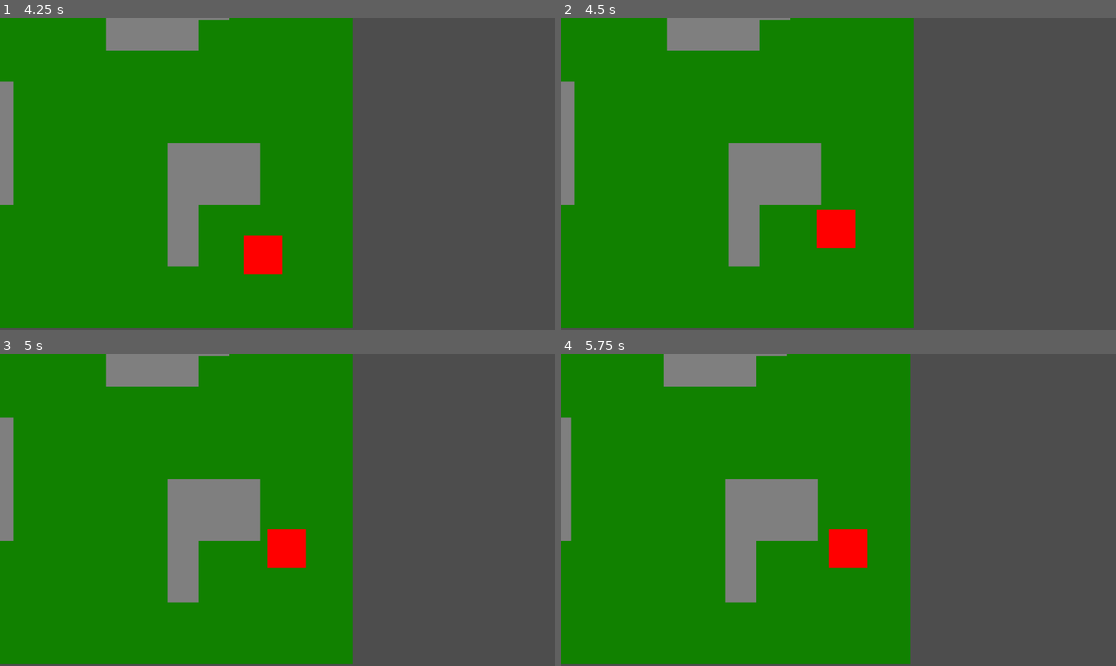
Above: before the commit, frames 1-4 (two rows, left to right).
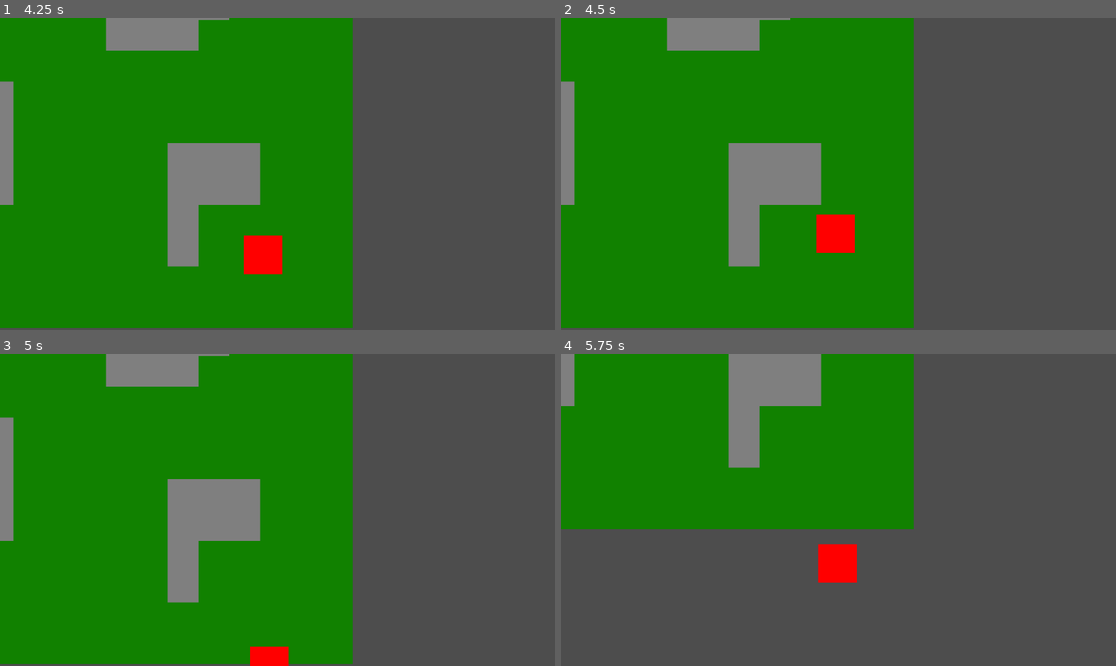
Above: after the commit, the same moments.

Repository: justin-swenson111/2d_Game
Game: Godot game, scene res://Main.tscn
The game is run twice, just before and just after one commit, with the same random seed, the same clock (stepped at 60 frames per second) and the same inputs.
Inputs:
- Up to frame 1 (4.25 s): hold D (right) 0.53-1.28 s; hold S (down) 1.28-2.03 s; hold D (right) 2.03-2.78 s; hold W (up) 2.78-3.53 s; hold A (left) from 3.53 s (still down)
- Up to frame 2 (4.5 s): keep holding A (left)
- Up to frame 3 (5 s): keep holding A (left)
- Up to frame 4 (5.75 s): release A (left) at 5.03 s; hold S (down) from 5.03 s (still down)

Frame 1 is identical in both runs. In frame 2, 0.3% of the frame differs, in the area x 45-54%, y 61-76%; in frame 3, 1.3%; in frame 4, 36%, in the area x 0-64%, y 0-100%.

Commit message:
knockback on attack

Diff:
--- a/new-game-project/Main.tscn
+++ b/new-game-project/Main.tscn
@@ -73,22 +73,18 @@
 shape = SubResource("RectangleShape2D_fos0i")
 
 [node name="rightAtk" type="Area2D" parent="player" unique_id=263241082]
-visible = false
 
 [node name="CollisionShape2D" type="CollisionShape2D" parent="player/rightAtk" unique_id=986689203]
 position = Vector2(15, -0.5)
 shape = SubResource("RectangleShape2D_3dxm6")
-disabled = true
 
 [node name="upAtk" type="Area2D" parent="player" unique_id=105409644]
-visible = false
 
 [node name="CollisionShape2D" type="CollisionShape2D" parent="player/upAtk" unique_id=1999871528]
 position = Vector2(0, -15)
 shape = SubResource("RectangleShape2D_lgr22")
 
 [node name="downAtk" type="Area2D" parent="player" unique_id=361447322]
-visible = false
 
 [node name="CollisionShape2D" type="CollisionShape2D" parent="player/downAtk" unique_id=83881766]
 position = Vector2(0, 15)
@@ -117,17 +113,15 @@
 avoidance_layers = 2
 avoidance_mask = 2
 
-[node name="VisibleOnScreenNotifier2D" type="VisibleOnScreenNotifier2D" parent="Enemy" unique_id=1780185543]
+[node name="pathfind area" type="Area2D" parent="Enemy" unique_id=1229835226]
 
-[node name="Area2D" type="Area2D" parent="Enemy" unique_id=1229835226]
-
-[node name="CollisionShape2D" type="CollisionShape2D" parent="Enemy/Area2D" unique_id=1751497588]
+[node name="CollisionShape2D" type="CollisionShape2D" parent="Enemy/pathfind area" unique_id=1751497588]
 scale = Vector2(15, 15)
 shape = SubResource("CircleShape2D_fos0i")
 
-[connection signal="area_entered" from="player/leftAtk" to="player" method="_on_left_atk_area_entered"]
 [connection signal="body_entered" from="player/leftAtk" to="player" method="_on_left_atk_body_entered"]
-[connection signal="screen_entered" from="Enemy/VisibleOnScreenNotifier2D" to="Enemy" method="_on_visible_on_screen_notifier_2d_screen_entered"]
-[connection signal="screen_exited" from="Enemy/VisibleOnScreenNotifier2D" to="Enemy" method="_on_visible_on_screen_notifier_2d_screen_exited"]
-[connection signal="body_entered" from="Enemy/Area2D" to="Enemy" method="_on_area_2d_body_entered"]
-[connection signal="body_exited" from="Enemy/Area2D" to="Enemy" method="_on_area_2d_body_exited"]
+[connection signal="body_entered" from="player/rightAtk" to="player" method="_on_right_atk_body_entered"]
+[connection signal="body_entered" from="player/upAtk" to="player" method="_on_up_atk_body_entered"]
+[connection signal="body_entered" from="player/downAtk" to="player" method="_on_down_atk_body_entered"]
+[connection signal="body_entered" from="Enemy/pathfind area" to="Enemy" method="_on_area_2d_body_entered"]
+[connection signal="body_exited" from="Enemy/pathfind area" to="Enemy" method="_on_area_2d_body_exited"]
--- a/new-game-project/area_2d.gd
+++ /dev/null
@@ -1,15 +0,0 @@
-extends Area2D
-
-
-# Called when the node enters the scene tree for the first time.
-func _ready() -> void:
-	pass # Replace with function body.
-
-
-# Called every frame. 'delta' is the elapsed time since the previous frame.
-func _process(delta: float) -> void:
-	pass
-
-
-func _on_body_entered(body: Node2D) -> void:
-	print(body.name)
--- a/new-game-project/enemy.gd
+++ b/new-game-project/enemy.gd
@@ -4,11 +4,34 @@
 
 var chasing := false
 var speed := 60.0
+var health=5
+
+@export var knockback_strength := 100.0
+@export var knockback_stun_time := 0.5
+
+var stunned := false
+
 
 func _ready():
 	agent.target_position = global_position
 
 
+func hurt():
+	#takes damage then knockback
+	health-=1
+	knockback_from(player)
+
+func knockback_from(player: Node2D):
+	#gets opposite direction from player and moves in that direction
+	var dir := (global_position - player.global_position).normalized()
+	velocity = dir * knockback_strength
+
+	#cannot update its velocity for stun_time
+	stunned = true
+
+	await get_tree().create_timer(knockback_stun_time).timeout
+	#enemy can move again
+	stunned = false
 
 
 func _physics_process(delta):
@@ -24,16 +47,20 @@
 	var next_pos = agent.get_next_path_position()
 
 	var direction = (next_pos - global_position).normalized()
-	velocity = direction * speed
+	#if not taking knockback move towards the player at speed
+	if not stunned:
+		velocity = direction * speed
 	move_and_slide()
 
 
 func _on_area_2d_body_entered(body: Node2D) -> void:
+	#if the player is in its pathfind area chase him
 	if (body.is_in_group("player")):
 		chasing=true
 
 
 
 func _on_area_2d_body_exited(body: Node2D) -> void:
+	#stop chasing player when leave area
 	if (body.is_in_group("player")):
 		chasing=false
--- a/new-game-project/player.gd
+++ b/new-game-project/player.gd
@@ -10,11 +10,22 @@
 		velocity = velocity.move_toward(Vector2.ZERO, SPEED)
 	move_and_slide()
 
+func damage(body: Node2D):
+	if (body.is_in_group("dest")):
+		body.hurt()
 
 
+func _on_left_atk_body_entered(body: Node2D) -> void:
+	damage(body)
 
 
+func _on_right_atk_body_entered(body: Node2D) -> void:
+	damage(body) # Replace with function body.
 
 
-func _on_area_2d_body_entered(body: Node2D) -> void:
-	print(body.name) # Replace with function body.
+func _on_up_atk_body_entered(body: Node2D) -> void:
+	damage(body) # Replace with function body.
+
+
+func _on_down_atk_body_entered(body: Node2D) -> void:
+	damage(body) # Replace with function body.
Not shown, removed: new-game-project/area_2d.gd.uid
